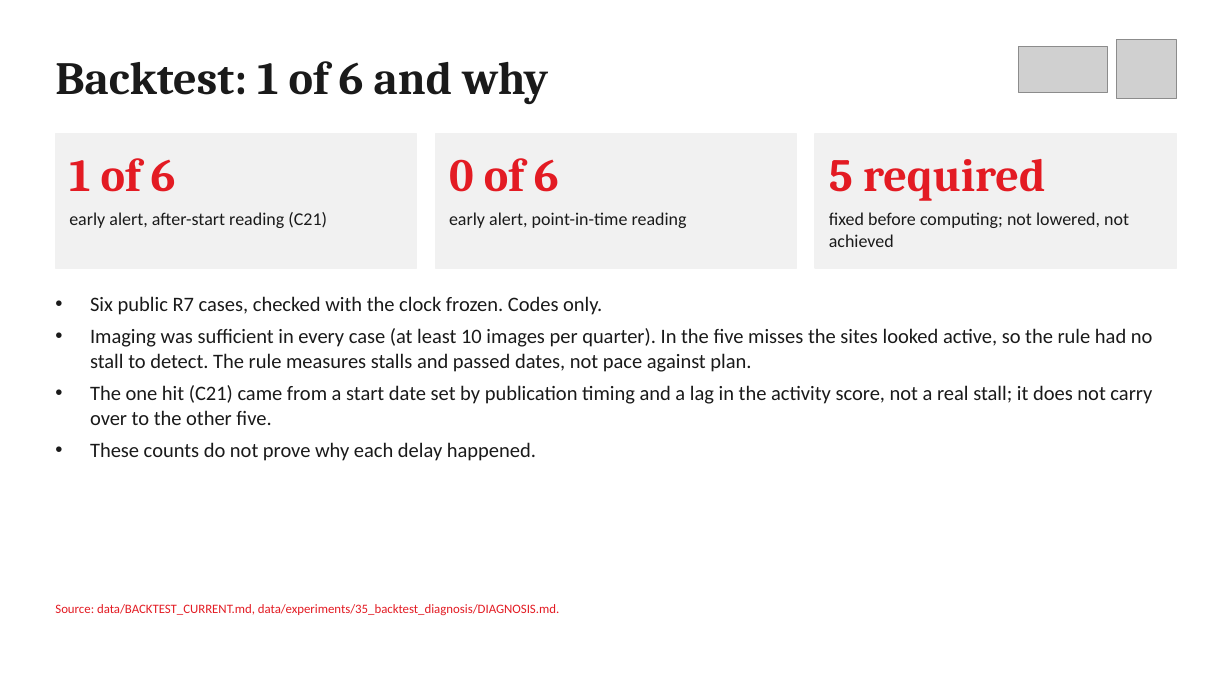
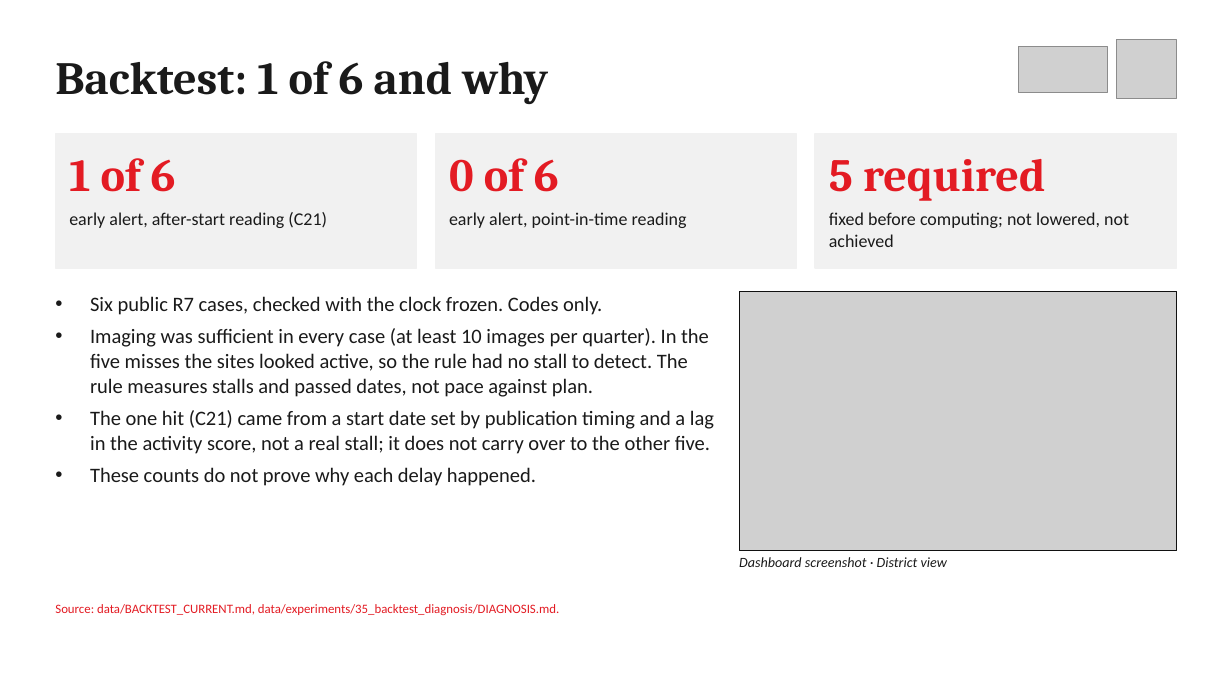
Before and after one commit to elsayedelmandoh/spaceeye-geoai, a slide deck: slide 8 of docs/deliverables/01-presentation/presentation.pptx. Drawn at 1232x693 pixels with LibreOffice and Linux fonts; fonts in the diff are those of the drawing; grey boxes stand for pictures. Boxes give left, top, right and bottom in pixels: in the first picture for what was removed or moved away, otherwise in the second. Text is boxed around its words. In the diff, an @@ line names an element or a change of style, - is before the commit and + after.

Commit message:
docs: deck gets dashboard screenshots, infographics and more detail per slide

```diff
--- a/docs/deliverables/01-presentation/presentation.pptx
+++ b/docs/deliverables/01-presentation/presentation.pptx
@@ text "Six public R7 cases, checked ..." rewrapped from (90, 296, 1153, 461) to (90, 296, 714, 486) @@
@@ picture added at (739, 291, 1177, 551) @@
@@ rectangle added at (739, 291, 1177, 551), outline #111111 0.75 pt @@
@@ text added at (739, 557, 947, 567), 11 pt, text #1A1A1A, italic @@
+Dashboard screenshot · District view
```
Also in this commit, not shown: 9 other slides changed, 8 other files.
